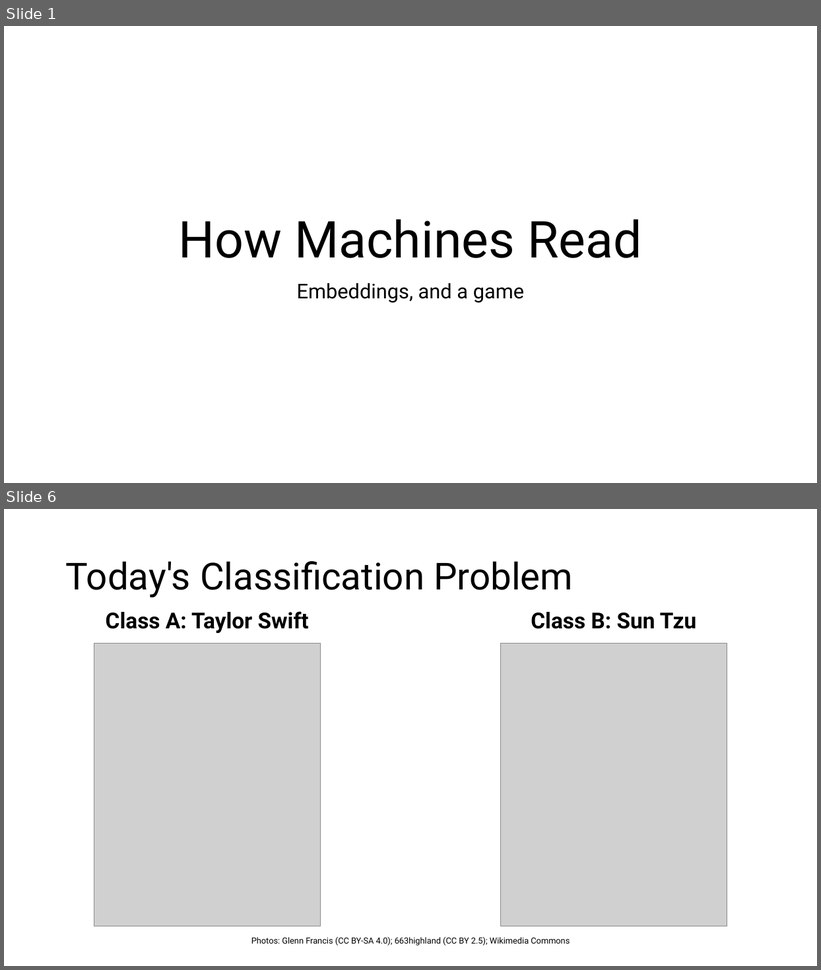
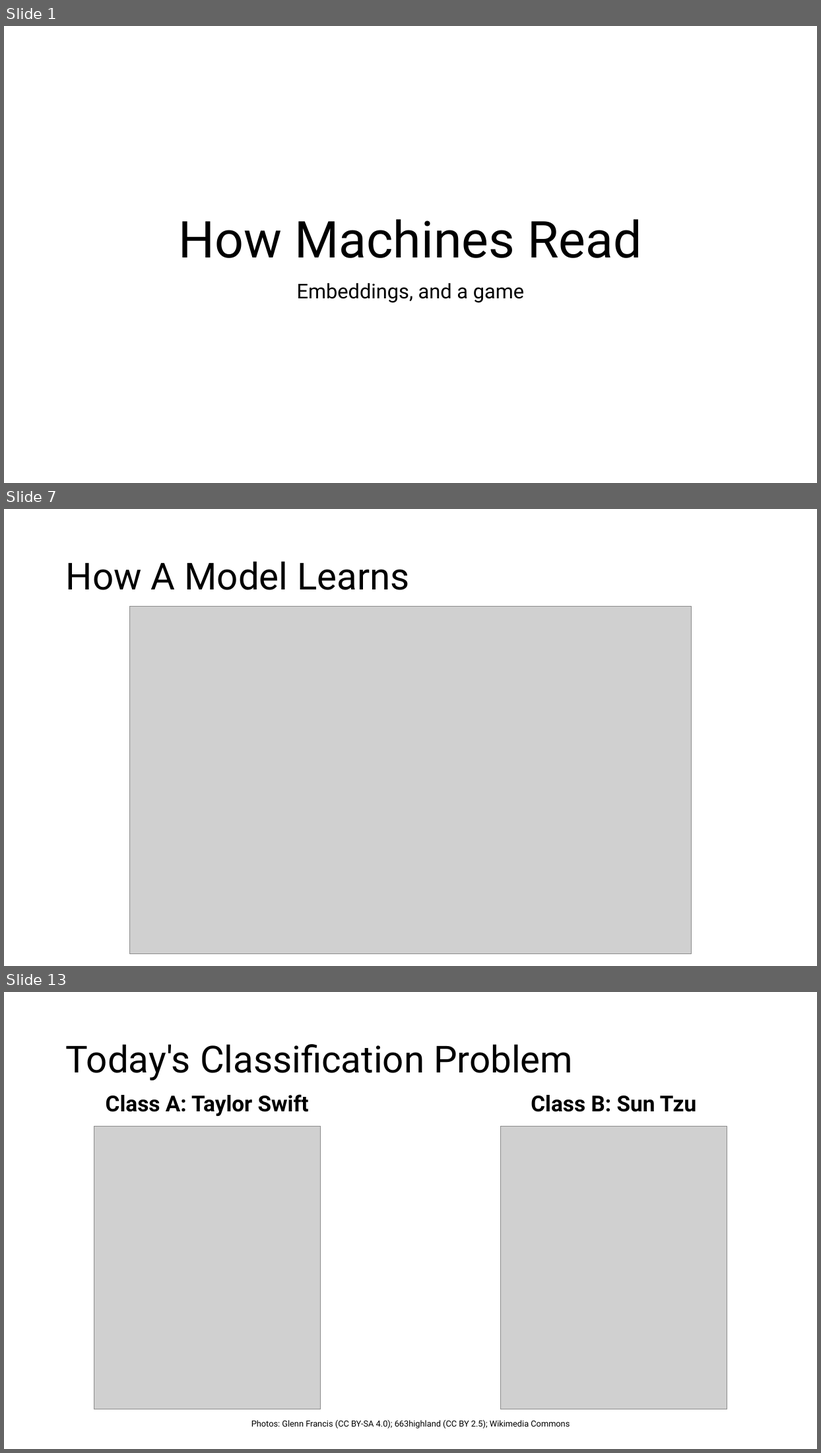
Before and after one commit to IslamTayeb/tzu-vs-taylor, a slide deck: slides/tzu_vs_taylor_lecture.pptx. Shown one above the other, each under a label of ours: slides 1 and 6 before the commit, slides 1, 7 and 13 after it; the slides between them are not shown. The pictures are 821x970 and 821x1453 pixels, drawn with LibreOffice and Linux fonts; fonts in the diff are those of the drawing; grey boxes stand for pictures. Boxes give left, top, right and bottom in pixels: in the first picture for what was removed or moved away, otherwise in the second. Text is boxed around its words. In the diff, an @@ line names an element or a change of style, - is before the commit and + after.

```diff
--- a/slides/tzu_vs_taylor_lecture.pptx
+++ b/slides/tzu_vs_taylor_lecture.pptx
@@ slide 7 added at box(4, 509, 817, 966), background #FFFFFF @@
@@ title added at box(66, 561, 409, 590), 44 pt, text #000000 @@
+How A Model Learns
@@ picture added at box(129, 607, 692, 955) @@
@@ what was slide 6 is now slide 13 @@
```
Also in this commit, not shown: 7 slides changed, 6 other slides added, 27 other files.
